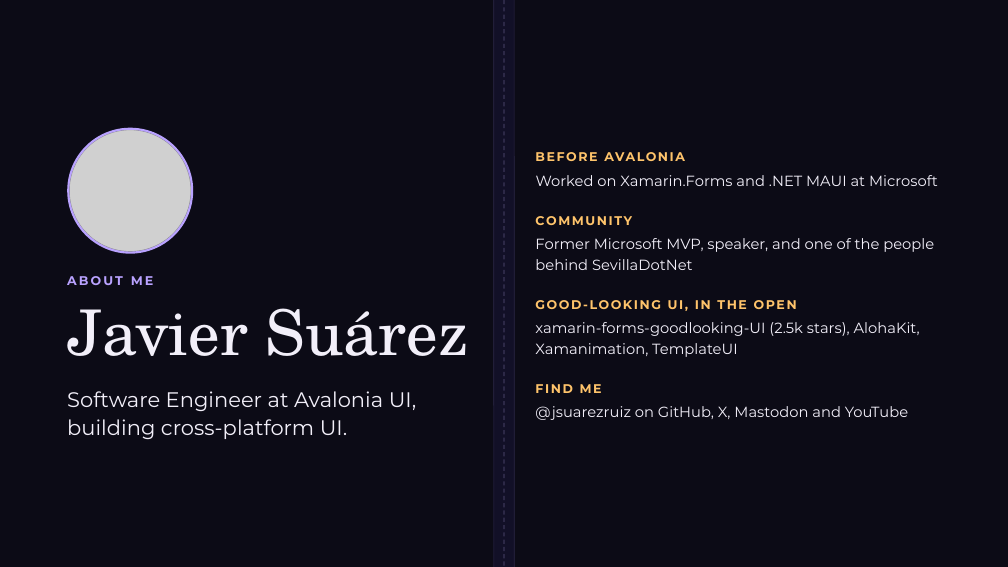
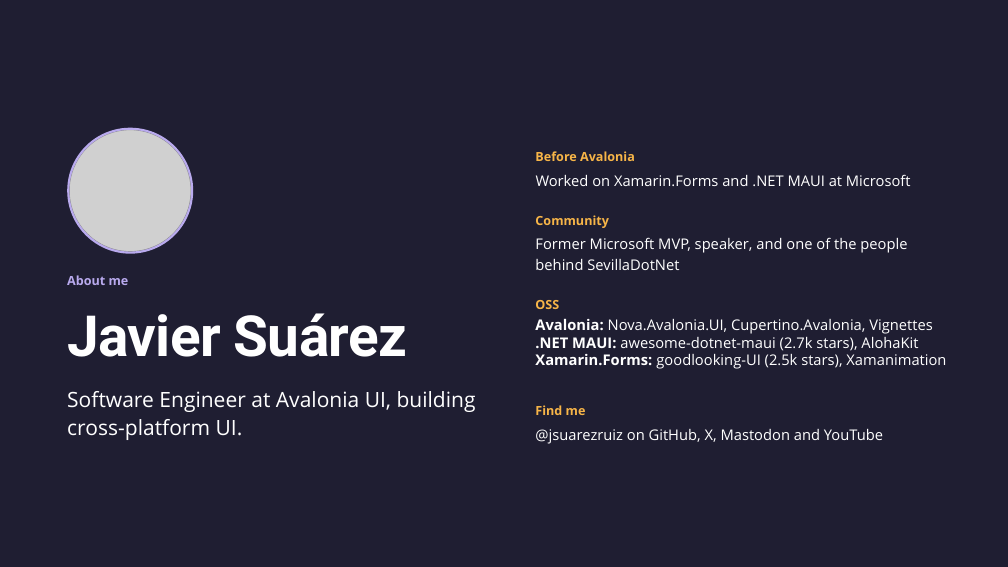
Before and after one commit to jsuarezruiz/dotnetconf2026-avalonia-foldables, a slide deck: slide 2 of Unfold Your UI Foldable Apps with .NET and Avalonia.pptx. Drawn at 1008x567 pixels with LibreOffice and Linux fonts; fonts in the diff are those of the drawing; grey boxes stand for pictures; background and template pictures are left out. Boxes give left, top, right and bottom in pixels: in the first picture for what was removed or moved away, otherwise in the second. Text is boxed around its words. In the diff, an @@ line names an element or a change of style, - is before the commit and + after.

```diff
--- a/Unfold Your UI Foldable Apps with .NET and Avalonia.pptx
+++ b/Unfold Your UI Foldable Apps with .NET and Avalonia.pptx
@@ background picture (left out) to #1F1E32 @@
@@ rectangle removed at (494, 0, 515, 567) @@
@@ line removed from (494, 0) to (494, 567) @@
@@ line removed from (504, 0) to (504, 567) @@
@@ line removed from (514, 0) to (514, 567) @@
@@ ellipse at (68, 129, 192, 253): outline #B9A2FF 2 pt to #B9AAEE 2 pt @@
@@ text at (535, 151, 635, 161): text changed; font Montserrat to Open Sans; text colour #FFC46B to #F7B548 @@
-BEFORE AVALONIA
+Before Avalonia
@@ text at (535, 215, 609, 228): text changed; font Montserrat to Open Sans; text colour #FFC46B to #F7B548 @@
-COMMUNITY
+Community
@@ text at (67, 275, 129, 285): text changed; font Montserrat to Open Sans; text colour #B9A2FF to #B9AAEE @@
-ABOUT ME
+About me
@@ title "Javier Suárez" at (67, 313, 408, 357): size 60 to 54 pt, font TeX Gyre Schola to Roboto, text colour #F2EFF9 to #FFFFFF, letter spacing 0 to -0.6 pt, bold on @@
@@ text at (535, 319, 946, 369): text changed; font Montserrat to Open Sans; text colour #F2EFF9 to #FFFFFF @@
-xamarin-forms-goodlooking-UI (2.5k stars), AlohaKit, Xamanimation, TemplateUI
+Avalonia: Nova.Avalonia.UI, Cupertino.Avalonia, Vignettes
+.NET MAUI: awesome-dotnet-maui (2.7k stars), AlohaKit
+Xamarin.Forms: goodlooking-UI (2.5k stars), Xamanimation
@@ text at (535, 300, 559, 309): text changed; font Montserrat to Open Sans; text colour #FFC46B to #F7B548 @@
-GOOD-LOOKING UI, IN THE OPEN
+OSS
@@ text at (535, 405, 586, 415): text changed; font Montserrat to Open Sans; text colour #FFC46B to #F7B548 @@
-FIND ME
+Find me
@@ font Montserrat to Open Sans, text colour #F2EFF9 to #FFFFFF in 4 elements at (67, 391, 476, 440), (536, 174, 911, 186), (535, 237, 907, 270), (535, 429, 883, 444) @@
@@ text "@jsuarezruiz on GitHub, X, Mastodon ...": place and size @@
-text "@jsuarezruiz on GitHub, X, Mastodon ..." at (535, 406, 908, 420)
+text "@jsuarezruiz on GitHub, X, Mastodon ..." at (535, 429, 883, 444)
```
Also in this commit, not shown: 26 other slides changed, 2 slides added, 1 slide removed, 1 other file.
